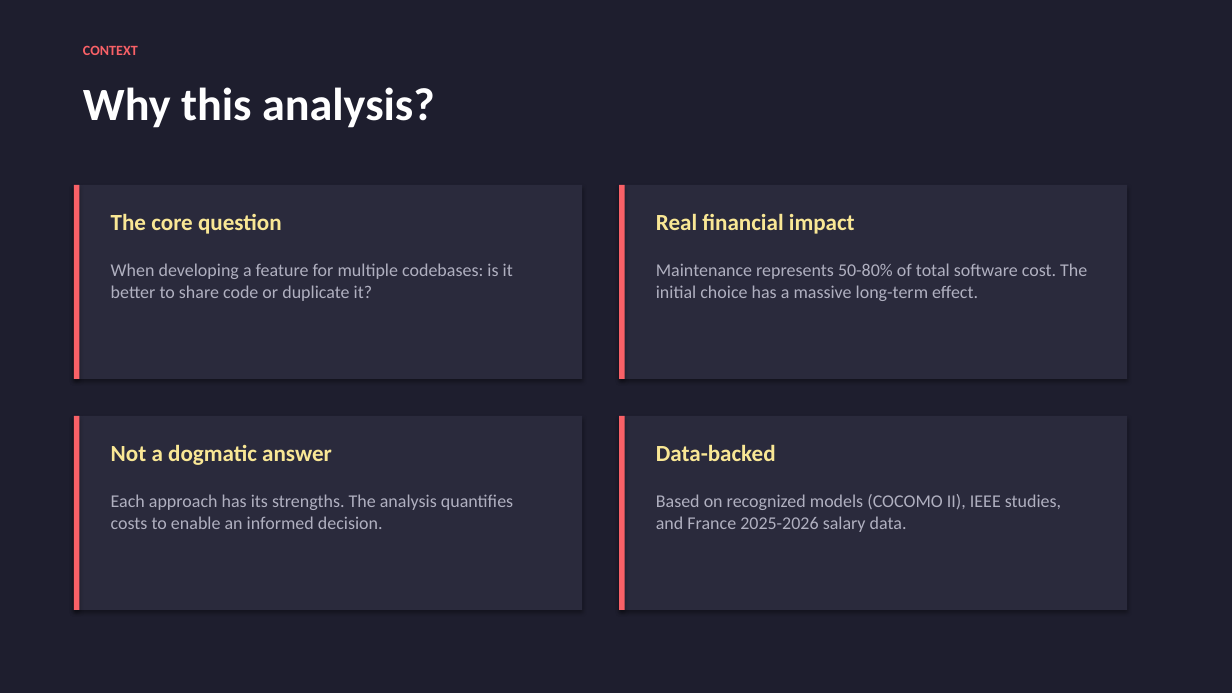
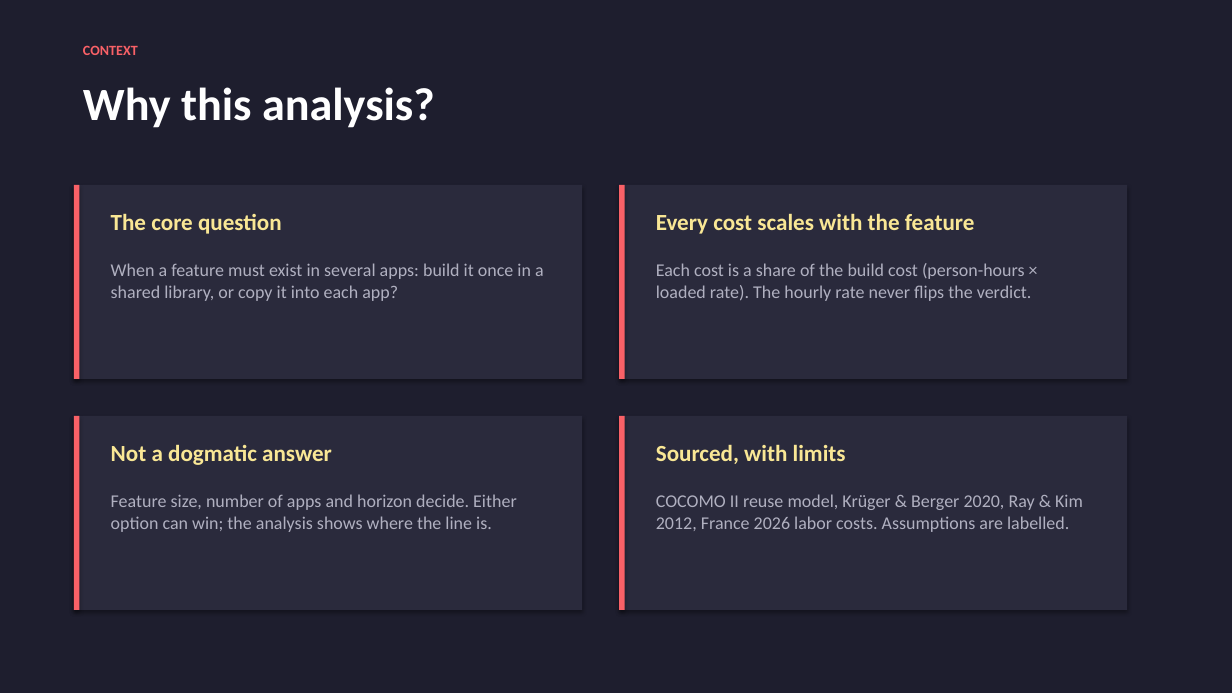
Before and after one commit to xeewi/noMigrationCost, a slide deck: slide 2 of docs/Feature-Cost-Shared-vs-Duplicated.pptx. Drawn at 1232x693 pixels with LibreOffice and Linux fonts; fonts in the diff are those of the drawing. Boxes give left, top, right and bottom in pixels: in the first picture for what was removed or moved away, otherwise in the second. Text is boxed around its words. In the diff, an @@ line names an element or a change of style, - is before the commit and + after.

Commit message:
docs: align presentations and video script with the new model

```diff
--- a/docs/Feature-Cost-Shared-vs-Duplicated.pptx
+++ b/docs/Feature-Cost-Shared-vs-Duplicated.pptx
@@ text at [656,213,975,234]: text changed @@
-Real financial impact
+Every cost scales with the feature
@@ text at [111,263,544,301]: text changed @@
-When developing a feature for multiple codebases: is it better to share code or duplicate it?
+When a feature must exist in several apps: build it once in a shared library, or copy it into each app?
@@ text at [656,263,1032,301]: text changed @@
-Maintenance represents 50-80% of total software cost. The initial choice has a massive long-term effect.
+Each cost is a share of the build cost (person-hours × loaded rate). The hourly rate never flips the verdict.
@@ text at [656,444,846,464]: text changed @@
-Data-backed
+Sourced, with limits
@@ text at [111,494,517,532]: text changed @@
-Each approach has its strengths. The analysis quantifies costs to enable an informed decision.
+Feature size, number of apps and horizon decide. Either option can win; the analysis shows where the line is.
@@ text at [656,494,1083,532]: text changed @@
-Based on recognized models (COCOMO II), IEEE studies, and France 2025-2026 salary data.
+COCOMO II reuse model, Krüger & Berger 2020, Ray & Kim 2012, France 2026 labor costs. Assumptions are labelled.
```
Also in this commit, not shown: 9 other slides changed, 2 slides added, 2 slides removed, 4 other files.
